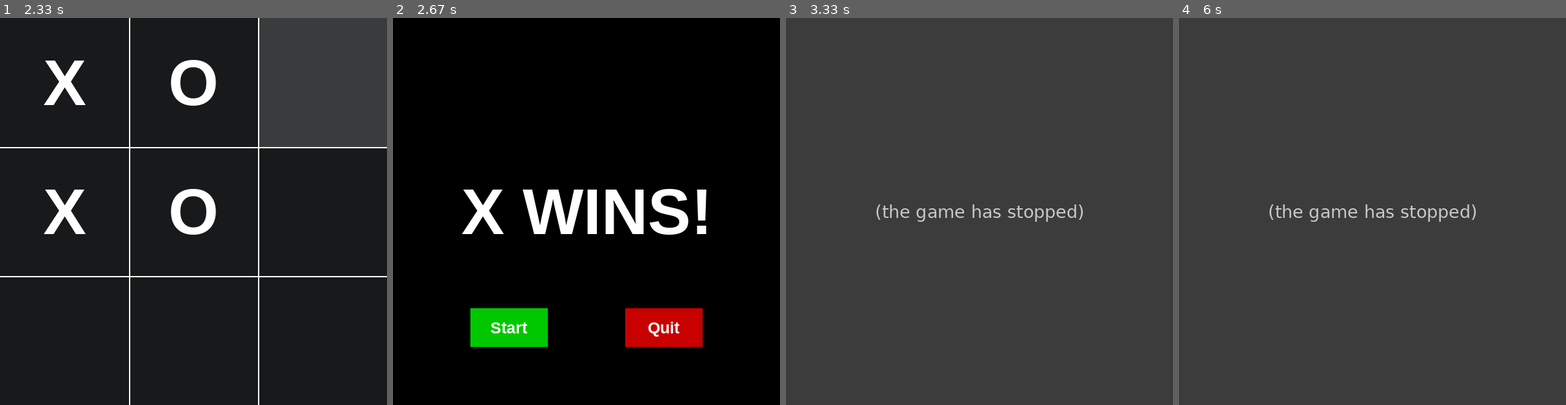
Above: before the commit, frames 1-4 (left to right).
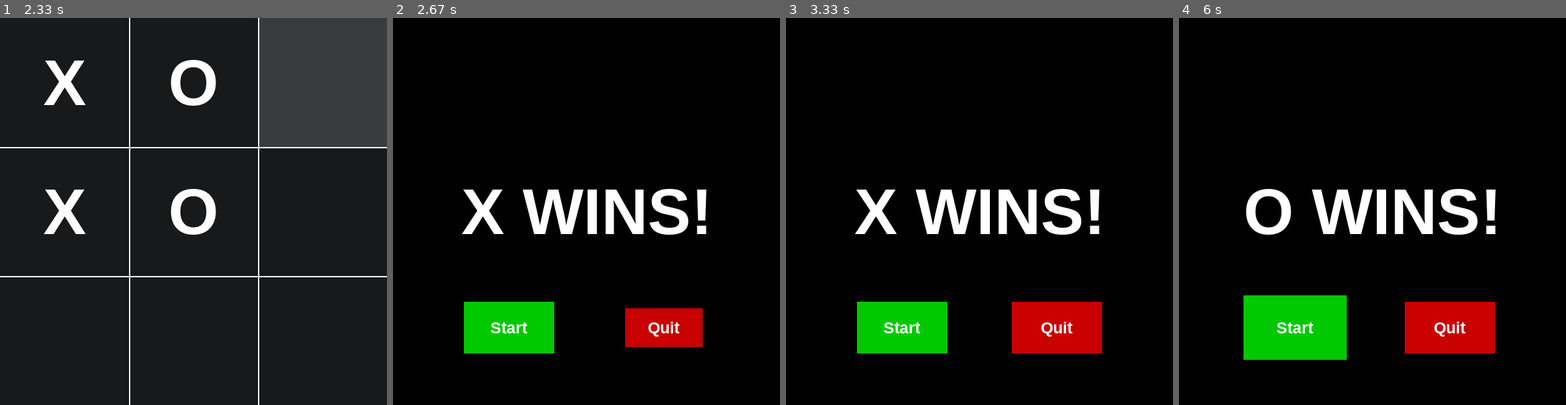
Above: after the commit, the same moments.

Repository: amirowns/starting
Game: pygame game, started from VSC_folder/PYGAME_TICTACTOE clean.py
The game is run twice, just before and just after one commit, with the same random seed, the same clock (stepped at 60 frames per second) and the same inputs.
Inputs (mouse positions are in pixels of both pictures, inside the frame that each line leads up to):
- Up to frame 1 (2.33 s): click "Start" at 0.42 s; press the mouse at (65, 211) at 0.7 s; move the mouse to (170, 184) at 0.8 s; release the mouse at (274, 161) at 0.93 s; press the mouse at (193, 83) at 1.03 s; move the mouse to (166, 107) at 1.13 s; release the mouse at (139, 130) at 1.27 s; press the mouse at (65, 83) at 1.37 s; move the mouse to (108, 176) at 1.47 s; release the mouse at (154, 273) at 1.6 s; press the mouse at (193, 83) at 1.7 s; move the mouse to (127, 188) at 1.8 s; release the mouse at (61, 296) at 1.93 s; press the mouse at (193, 211) at 2.03 s; move the mouse to (267, 141) at 2.13 s; release the mouse at (340, 68) at 2.27 s
- Up to frame 2 (2.67 s): press the mouse at (458, 339) at 2.37 s; move the mouse to (458, 234) at 2.47 s; release the mouse at (462, 126) at 2.6 s
- Up to frame 3 (3.33 s): press the mouse at (1056, 327) at 3.2 s; move the mouse to (1053, 254) at 3.3 s
- Up to frame 4 (6 s): release the mouse at (1442, 180) at 3.43 s; press the mouse at (1295, 327) at 3.53 s; move the mouse to (1291, 331) at 3.63 s; release the mouse at (1287, 335) at 3.77 s; press the mouse at (1372, 339) at 3.87 s; move the mouse to (1395, 304) at 3.97 s; release the mouse at (1418, 265) at 4.1 s; press the mouse at (1372, 211) at 4.2 s; move the mouse to (1318, 149) at 4.3 s; release the mouse at (1264, 87) at 4.43 s; press the mouse at (1372, 83) at 4.53 s; move the mouse to (1438, 76) at 4.63 s; release the mouse at (1504, 72) at 4.77 s; press the mouse at (1500, 211) at 4.87 s; move the mouse to (1500, 238) at 4.97 s; release the mouse at (1500, 269) at 5.1 s; press the mouse at (1372, 211) at 5.2 s; move the mouse to (1318, 226) at 5.3 s; release the mouse at (1268, 242) at 5.43 s; press the mouse at (1244, 339) at 5.53 s; move the mouse to (1364, 257) at 5.63 s; release the mouse at (1484, 176) at 5.77 s; click (1264, 211) at 5.88 s

Frame 1 is identical in both runs. In frame 2, 1.1% of the frame differs, in the area x 18-42%, y 73-87%; in frame 3, 100%; in frame 4, 100%, in the area x 0-100%, y 0-100%.
Before the commit the program exited at 3.23 s; later frames show no game.

Commit message:
another day another dollar

Diff:
--- a/VSC_folder/Button.py
+++ b/VSC_folder/Button.py
@@ -1,3 +1,4 @@
+import sys
 import pygame
 
 WHITE = (255, 255, 255)
@@ -9,7 +10,6 @@
 
 class Button(object):
     def __init__(self, text, base_color, bright_color, font, rect):
-
         self.text = text
         self.base_color = base_color
         self.bright_color = bright_color
@@ -17,6 +17,11 @@
         self.rect = rect
         self.current_color = self.base_color
         self.text_objects = text_objects(text, font)
+
+    """def draw(self, win):
+        pygame.draw.rect(win, self.base_color, self.bright_color, self.rect)"""
+
+
 
     # checks if the button is being hovered
     def hovered(self, mouse):
@@ -30,15 +35,26 @@
             self.current_color = self.base_color
 
 ###################################################################### for TTT buttons
-    # puts text in the button
-    def Add_text_to_button(self, text):
-        self.text = text
-        self.text_objects = text_objects(text, self.font)
-
-    # puts an opaque X while hovering button
+    """# puts an opaque X while hovering button
     def PreviewText(self, text, mouse):
         if self.hovered(mouse):
             self.text = text
             self.text_objects = text_objects(text, self.font)
         else:
-            pass
+            pass"""
+
+
+class TTTButton(Button):
+    def __init__(self, text, base_color, bright_color, font, rect):
+        self.text = text
+        self.base_color = base_color
+        self.bright_color = bright_color
+        self.font = font
+        self.rect = rect
+        self.current_color = self.base_color
+        self.text_objects = text_objects(text, font)
+
+    # puts text in the button
+    def Add_text_to_button(self, text):
+        self.text = text
+        self.text_objects = text_objects(text, self.font)
--- a/VSC_folder/PYGAME_TICTACTOE clean.py
+++ b/VSC_folder/PYGAME_TICTACTOE clean.py
@@ -1,7 +1,7 @@
 
 import pygame
 import sys
-from Button import Button
+import Button
 
 # colors for text
 WHITE = (255, 255, 255)
@@ -61,8 +61,8 @@
     message_display("Tic Tac Toe")
 
     # make buttons
-    green_button = Button("Start", GREEN, BRIGHT_GREEN, smallText, pygame.Rect(display_width * 0.2, display_height * .75, display_width * 0.2, display_height * 0.1))
-    red_button = Button("Quit", RED, BRIGHT_RED, smallText, pygame.Rect(display_width * 0.6, display_height * .75, display_width * 0.2, display_height * 0.1))
+    green_button = Button.Button("Start", GREEN, BRIGHT_GREEN, smallText, pygame.Rect(display_width * 0.2, display_height * .75, display_width * 0.2, display_height * 0.1))
+    red_button = Button.Button("Quit", RED, BRIGHT_RED, smallText, pygame.Rect(display_width * 0.6, display_height * .75, display_width * 0.2, display_height * 0.1))
 
     # add buttons to button list
     MM_Button_list.append(green_button)
@@ -76,6 +76,12 @@
             if event.type == pygame.QUIT:
                 sys.exit()
             elif event.type == pygame.MOUSEBUTTONDOWN:
+                for button in MM_Button_list:
+                    if button.hovered(mouse):
+                        # enlarges button when hovered
+                        button.rect = pygame.Rect.inflate(button.rect, 20, 20)
+
+            elif event.type == pygame.MOUSEBUTTONUP:
                 for button in MM_Button_list:
                     if button.hovered(mouse):
                         if button.text == "Start":
@@ -83,6 +89,8 @@
                             break
                         elif button.text == "Quit":
                             sys.exit()
+
+
             else:
                 pass
 
@@ -108,15 +116,15 @@
     TTT_Button_list = []
 
     # makes the buttons easily
-    Top_Left = Button(None, DARK_GRAY, LIGHT_GRAY, largeText, pygame.Rect(display_width * 0, display_height * 0, display_width * 1/3, display_height * 1/3))
-    Top_Middle = Button(None, DARK_GRAY, LIGHT_GRAY, largeText, pygame.Rect(display_width * 1/3, display_height * 0, display_width * 1/3, display_height * 1/3))
-    Top_Right = Button(None, DARK_GRAY, LIGHT_GRAY, largeText, pygame.Rect(display_width * 2/3, display_height * 0, display_width * 1/3, display_height * 1/3))
-    Middle_Left = Button(None, DARK_GRAY, LIGHT_GRAY, largeText, pygame.Rect(display_width * 0, display_height * 1/3, display_width * 1/3, display_height * 1/3))
-    Middle_Middle = Button(None, DARK_GRAY, LIGHT_GRAY, largeText, pygame.Rect(display_width * 1/3, display_height * 1/3, display_width * 1/3, display_height * 1/3))
-    Middle_Right = Button(None, DARK_GRAY, LIGHT_GRAY, largeText, pygame.Rect(display_width * 2/3, display_height * 1/3, display_width * 1/3, display_height * 1/3))
-    Bottom_Left = Button(None, DARK_GRAY, LIGHT_GRAY, largeText, pygame.Rect(display_width * 0, display_height * 2/3, display_width * 1/3, display_height * 1/3))
-    Bottom_Middle = Button(None, DARK_GRAY, LIGHT_GRAY, largeText, pygame.Rect(display_width * 1/3, display_height * 2/3, display_width * 1/3, display_height * 1/3))
-    Bottom_Right = Button(None, DARK_GRAY, LIGHT_GRAY, largeText, pygame.Rect(display_width * 2/3, display_height * 2/3, display_width * 1/3, display_height * 1/3))
+    Top_Left = Button.TTTButton(None, DARK_GRAY, LIGHT_GRAY, largeText, pygame.Rect(display_width * 0, display_height * 0, display_width * 1/3, display_height * 1/3))
+    Top_Middle = Button.TTTButton(None, DARK_GRAY, LIGHT_GRAY, largeText, pygame.Rect(display_width * 1/3, display_height * 0, display_width * 1/3, display_height * 1/3))
+    Top_Right = Button.TTTButton(None, DARK_GRAY, LIGHT_GRAY, largeText, pygame.Rect(display_width * 2/3, display_height * 0, display_width * 1/3, display_height * 1/3))
+    Middle_Left = Button.TTTButton(None, DARK_GRAY, LIGHT_GRAY, largeText, pygame.Rect(display_width * 0, display_height * 1/3, display_width * 1/3, display_height * 1/3))
+    Middle_Middle = Button.TTTButton(None, DARK_GRAY, LIGHT_GRAY, largeText, pygame.Rect(display_width * 1/3, display_height * 1/3, display_width * 1/3, display_height * 1/3))
+    Middle_Right = Button.TTTButton(None, DARK_GRAY, LIGHT_GRAY, largeText, pygame.Rect(display_width * 2/3, display_height * 1/3, display_width * 1/3, display_height * 1/3))
+    Bottom_Left = Button.TTTButton(None, DARK_GRAY, LIGHT_GRAY, largeText, pygame.Rect(display_width * 0, display_height * 2/3, display_width * 1/3, display_height * 1/3))
+    Bottom_Middle = Button.TTTButton(None, DARK_GRAY, LIGHT_GRAY, largeText, pygame.Rect(display_width * 1/3, display_height * 2/3, display_width * 1/3, display_height * 1/3))
+    Bottom_Right = Button.TTTButton(None, DARK_GRAY, LIGHT_GRAY, largeText, pygame.Rect(display_width * 2/3, display_height * 2/3, display_width * 1/3, display_height * 1/3))
 
     # add buttons to list
     TTT_Button_list.append(Top_Left)
--- a/VSC_folder/anotherGAME.py
+++ b/VSC_folder/anotherGAME.py
@@ -42,8 +42,8 @@
 # images used
 sword_1 = pygame.image.load("VSC_folder/pictures/sword1.png")
 sword_1.convert()
-rect = sword_1.get_rect()
-rect.center = DISPLAY_WIDTH//2, DISPLAY_HEIGHT//2
+sword_rect = sword_1.get_rect()
+sword_rect.center = DISPLAY_WIDTH//2, DISPLAY_HEIGHT//2
 
 # set up font and text; size=25, bold=True, italic=False
 smallText = pygame.font.SysFont("Arial", 25, True, False)
@@ -52,38 +52,66 @@
 
 def game_loop():
     moving = False
+
+    # gets the mouse position
+    mouse = pygame.mouse.get_pos()
+
+    # grid starting pos
+    MERGE_START_X = DISPLAY_WIDTH * 2/3
+    MERGE_START_Y = DISPLAY_HEIGHT * 2/3
+    BOX_DIMENSION = 32
+
+    MERGE_BUTTON_LIST = []
+    # making buttons
+    Button1 = Button.Button("Yo", RED, BRIGHT_RED, smallText, pygame.Rect(MERGE_START_X, MERGE_START_Y, 32, 32))
+    # append buttons to list
+    MERGE_BUTTON_LIST.append(Button1)
+
+
     while True:
 
-        # gets the mouse position
-        mouse = pygame.mouse.get_pos()
 
         # exits game if you click the X in top right
         for event in pygame.event.get():
             if event.type == pygame.QUIT:
                 sys.exit()
             elif event.type == pygame.MOUSEBUTTONDOWN:
-                if rect.collidepoint(event.pos):
+                if sword_rect.collidepoint(event.pos):
                     moving = True
             elif event.type == pygame.MOUSEBUTTONUP:
                 moving = False
+                # if mouse button release and sword was moving, make the sword rect snap to center of the button
+                for button in MERGE_BUTTON_LIST:
+                    if button.rect.colliderect(sword_rect):
+                        sword_rect.center == button.rect.center
             elif event.type == pygame.MOUSEMOTION and moving:
-                rect.move_ip(event.rel)
+                #moves sword relative4 distance mouse moves
+                    #sword_rect.move_ip(event.rel)
+                # makes the sword center the same as mouse position
+                sword_rect.center = pygame.mouse.get_pos()
 
         # fills screen so old swords get covered
         screen.fill(BLACK)
+
         # bottom half of screen is dark gray
         pygame.draw.rect(screen, DARK_GRAY, (0, DISPLAY_HEIGHT/2, DISPLAY_WIDTH, DISPLAY_HEIGHT/2))
 
-        # grid starting pos
-        MERGE_START_X = DISPLAY_WIDTH * 2/3
-        MERGE_START_Y = DISPLAY_HEIGHT * 2/3
+        # buttons
+        for button in MERGE_BUTTON_LIST:
+            if button.rect.collidepoint(mouse):
+                button.current_color == button.bright_color
+            #button.brighten(mouse)
+            pygame.draw.rect(screen, button.current_color, button.rect)
+            textSurf, textRect = button.text_objects
+            textRect.center = (button.rect.center)
+            screen.blit(textSurf, textRect)
 
-        # Button1 = Button.Button(None, DARK_GRAY, LIGHT_GRAY, None, (MERGE_START_X, MERGE_START_Y, 32, 32))
+
         # puts sword on screen
-        screen.blit(sword_1, rect)
+        screen.blit(sword_1, sword_rect)
 
         # draws border around sword
-        pygame.draw.rect(screen, YELLOW, rect, 1, 5)
+        pygame.draw.rect(screen, YELLOW, sword_rect, 1, 5)
 
         # updates stuff on display
         pygame.display.update()
